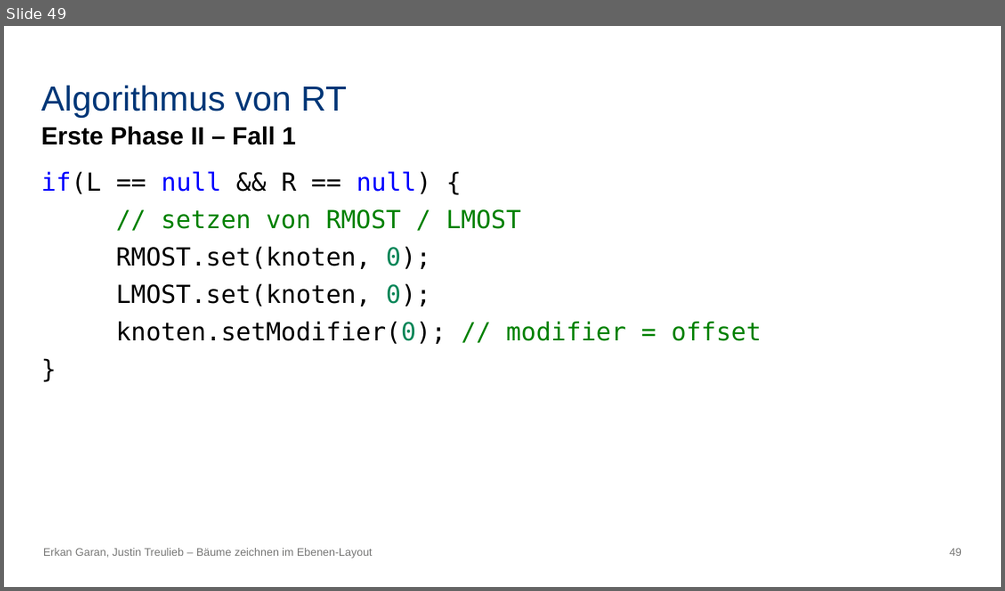
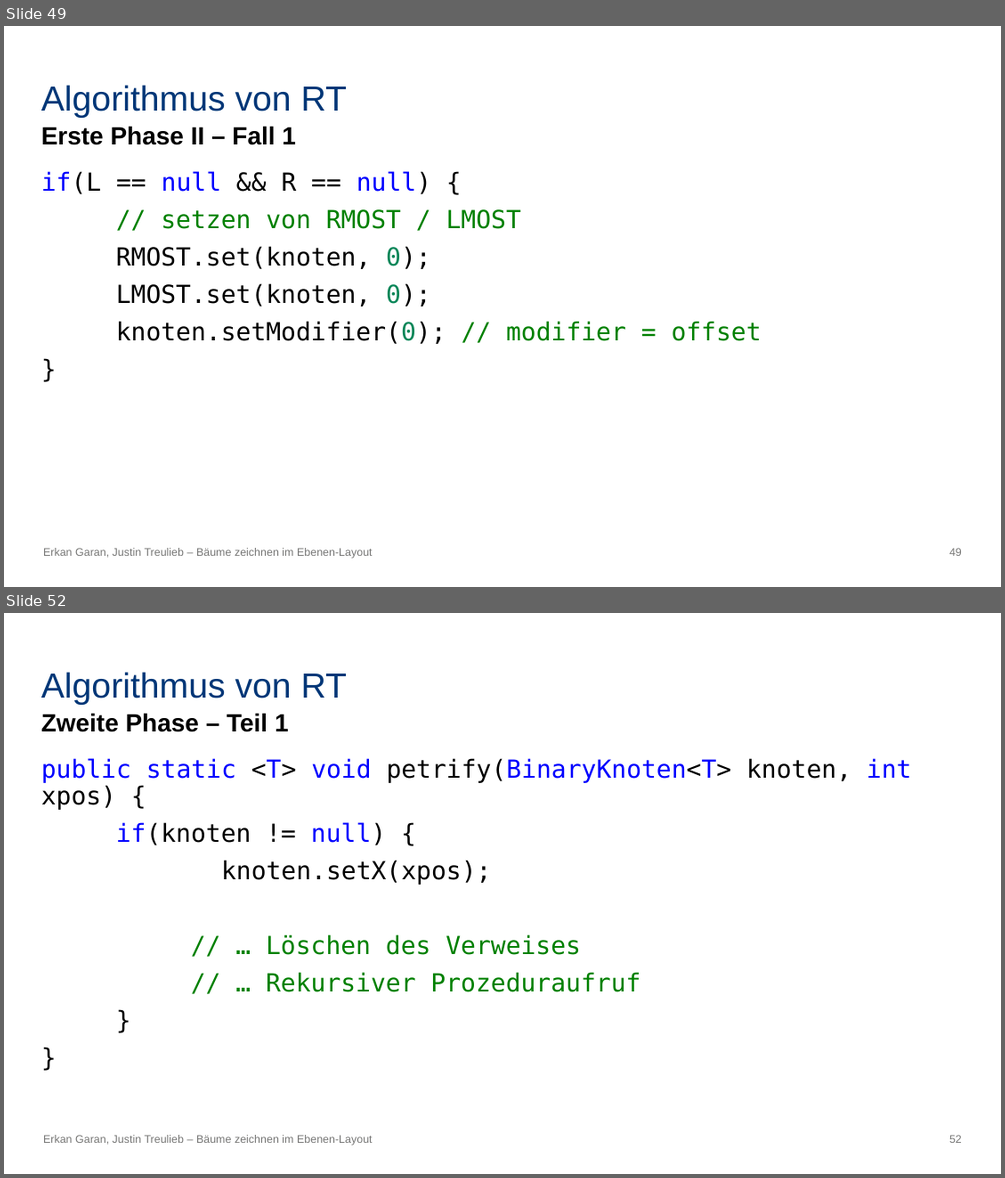
Before and after one commit to erkangrn/Praxsiprojekt, a slide deck: Powerpoint/Bäume zeichnen im Ebenen-Layout.pptx. Shown one above the other, each under a label of ours: slide 49 before the commit, slides 49 and 52 after it; the slides between them are not shown. The pictures are 1005x591 and 1005x1178 pixels, drawn with LibreOffice and Linux fonts; fonts in the diff are those of the drawing. Boxes give left, top, right and bottom in pixels: in the first picture for what was removed or moved away, otherwise in the second. Text is boxed around its words. In the diff, an @@ line names an element or a change of style, - is before the commit and + after.

```diff
--- a/Powerpoint/Bäume zeichnen im Ebenen-Layout.pptx
+++ b/Powerpoint/Bäume zeichnen im Ebenen-Layout.pptx
@@ slide 52 added at bbox=[4, 613, 1001, 1174], background #FFFFFF; not listed: 1 template element that a slide beside it also shows @@
@@ title added at bbox=[41, 672, 347, 705], 25.2 pt, text #003677 @@
+Algorithmus von RT
@@ text added at bbox=[41, 713, 289, 732], 18 pt, text #000000, bold @@
+Zweite Phase – Teil 1
@@ text added at bbox=[41, 758, 912, 992], 18 pt, text #000000 @@
+public static <T> void petrify(BinaryKnoten<T> knoten, int xpos) {
+if(knoten != null) {
+knoten.setX(xpos);
+// … Löschen des Verweises
+// … Rekursiver Prozeduraufruf
+}
+}
@@ text added at bbox=[43, 1135, 372, 1145], 8 pt, text #777776 @@
+Erkan Garan, Justin Treulieb – Bäume zeichnen im Ebenen-Layout
```
Also in this commit, not shown: 3 slides changed, 10 other slides added.
